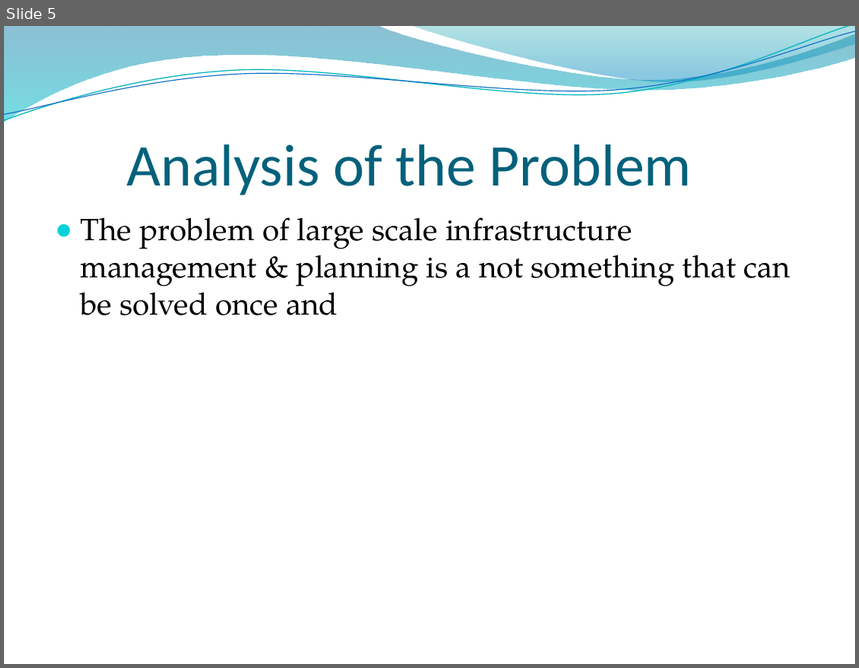
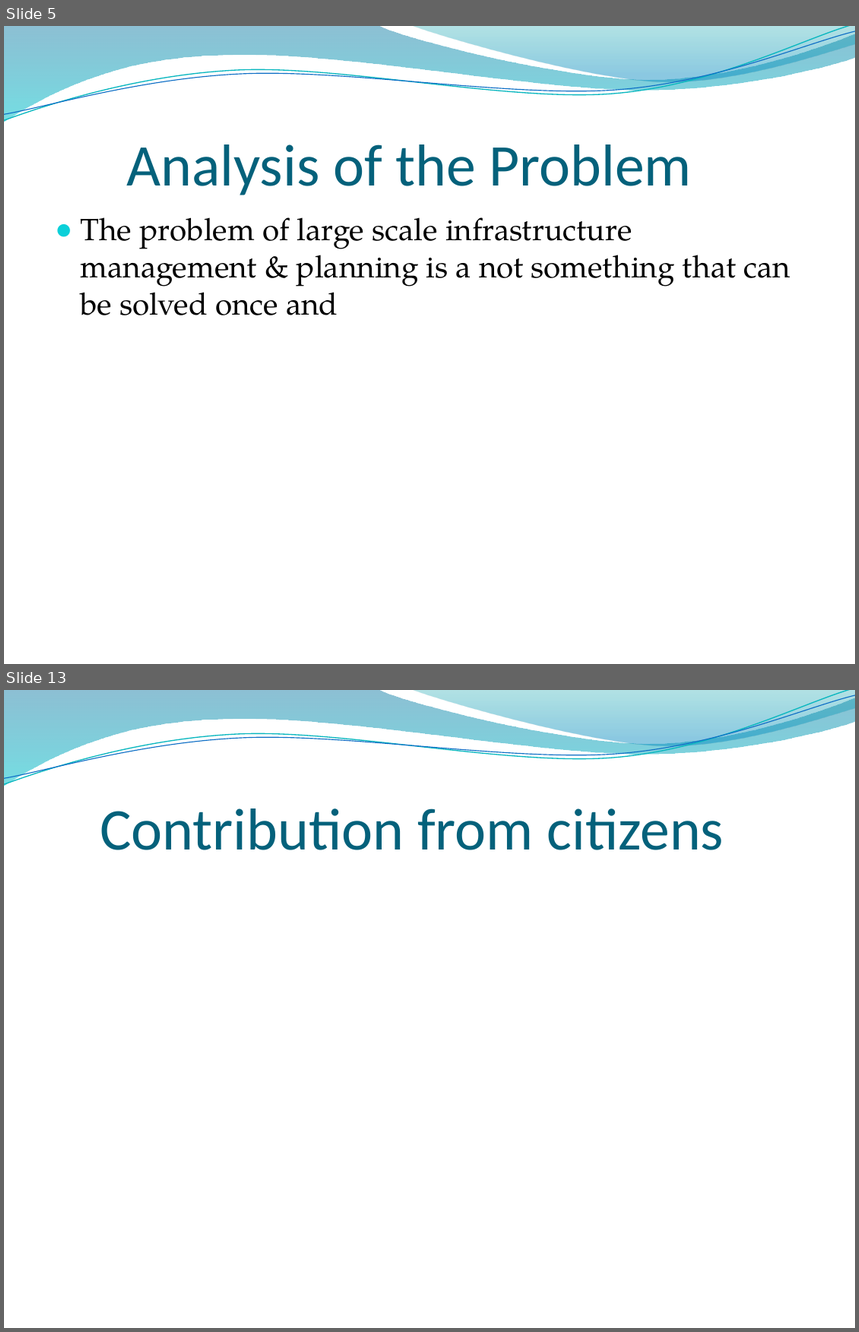
Before and after one commit to ksrikar1234/Mechanical-Engineering, a slide deck: project/Analysis of civilian infrastructure management across the world.pptx. Shown one above the other, each under a label of ours: slide 5 before the commit, slides 5 and 13 after it; the slides between them are not shown. The pictures are 859x668 and 859x1332 pixels, drawn with LibreOffice and Linux fonts; fonts in the diff are those of the drawing; background and template pictures are left out. Boxes give left, top, right and bottom in pixels: in the first picture for what was removed or moved away, otherwise in the second. Text is boxed around its words. In the diff, an @@ line names an element or a change of style, - is before the commit and + after.

```diff
--- a/project/Analysis of civilian infrastructure management across the world.pptx
+++ b/project/Analysis of civilian infrastructure management across the world.pptx
@@ slide 13 added at box(4, 690, 855, 1328), background picture (left out); not listed: 4 template elements that a slide beside it also shows @@
@@ title added at box(100, 809, 724, 850), 50 pt, text #04617B @@
+Contribution from citizens
```
Also in this commit, not shown: 9 other slides added, 10 slides removed.
